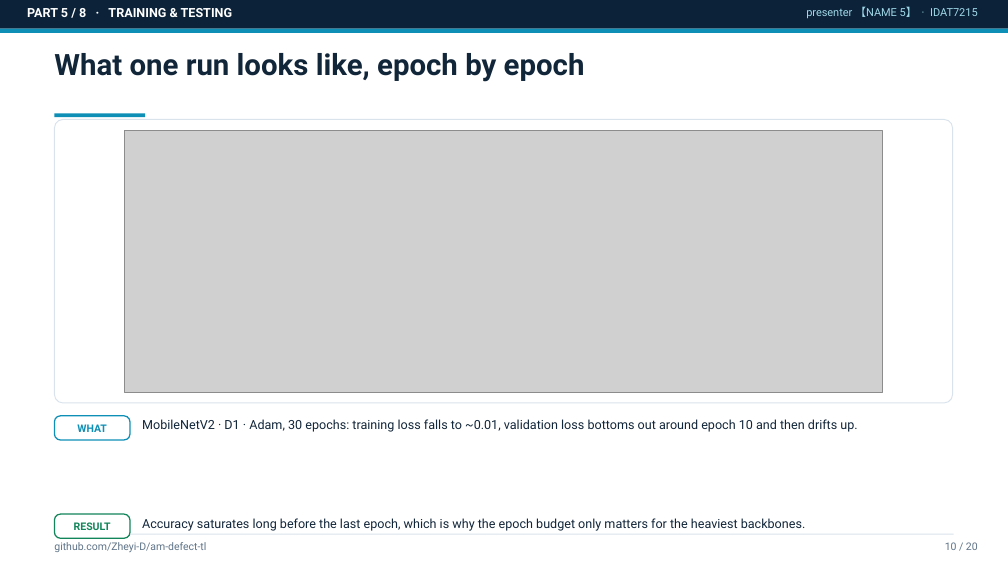
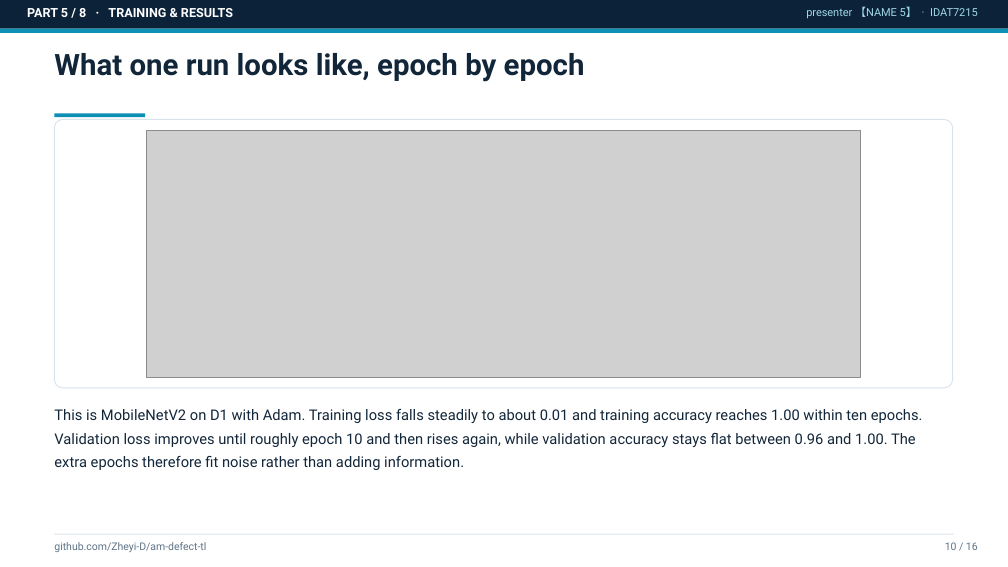
Before and after one commit to Zheyi-D/am-defect-tl, a slide deck: slide 10 of reports/slides_draft.pptx. Drawn at 1008x567 pixels with LibreOffice and Linux fonts; fonts in the diff are those of the drawing; grey boxes stand for pictures. Boxes give left, top, right and bottom in pixels: in the first picture for what was removed or moved away, otherwise in the second. Text is boxed around its words. In the diff, an @@ line names an element or a change of style, - is before the commit and + after.

Commit message:
feat(slides): 16-page deck scoped to data preparation, model training and dataset results — 60-90 words of factual text per page, no WHAT/WHY/RESULT labels, analysis pages removed, demo placeholder kept

```diff
--- a/reports/slides_draft.pptx
+++ b/reports/slides_draft.pptx
@@ text at bbox=[27, 8, 233, 17]: text changed @@
-PART 5 / 8 · TRAINING & TESTING
+PART 5 / 8 · TRAINING & RESULTS
@@ rounded rectangle: place and size @@
-rounded rectangle at bbox=[54, 119, 953, 403]
+rounded rectangle at bbox=[54, 119, 953, 388]
@@ picture: place and size @@
-picture at bbox=[125, 130, 882, 392]
+picture at bbox=[147, 130, 861, 377]
@@ rounded rectangle removed at bbox=[54, 416, 130, 440] @@
@@ text added at bbox=[54, 409, 923, 470], 14 pt, text #12263A @@
+This is MobileNetV2 on D1 with Adam. Training loss falls steadily to about 0.01 and training accuracy reaches 1.00 within ten epochs. Validation loss improves until roughly epoch 10 and then rises again, while validation accuracy stays flat between 0.96 and 1.00. The extra epochs therefore fit noise rather than adding information.
@@ text removed at bbox=[142, 419, 857, 432] @@
-MobileNetV2 · D1 · Adam, 30 epochs: training loss falls to ~0.01, validation loss bottoms out around epoch 10 and then drifts up.
@@ text removed at bbox=[77, 424, 107, 432] @@
-WHAT
@@ rounded rectangle removed at bbox=[54, 514, 130, 538] @@
@@ text removed at bbox=[74, 522, 111, 530] @@
-RESULT
@@ text removed at bbox=[142, 518, 806, 531] @@
-Accuracy saturates long before the last epoch, which is why the epoch budget only matters for the heaviest backbones.
@@ text at bbox=[945, 542, 978, 550]: text changed @@
-10 / 20
+10 / 16
```
Also in this commit, not shown: 12 other slides changed, 3 slides added, 7 slides removed, 3 other files.
